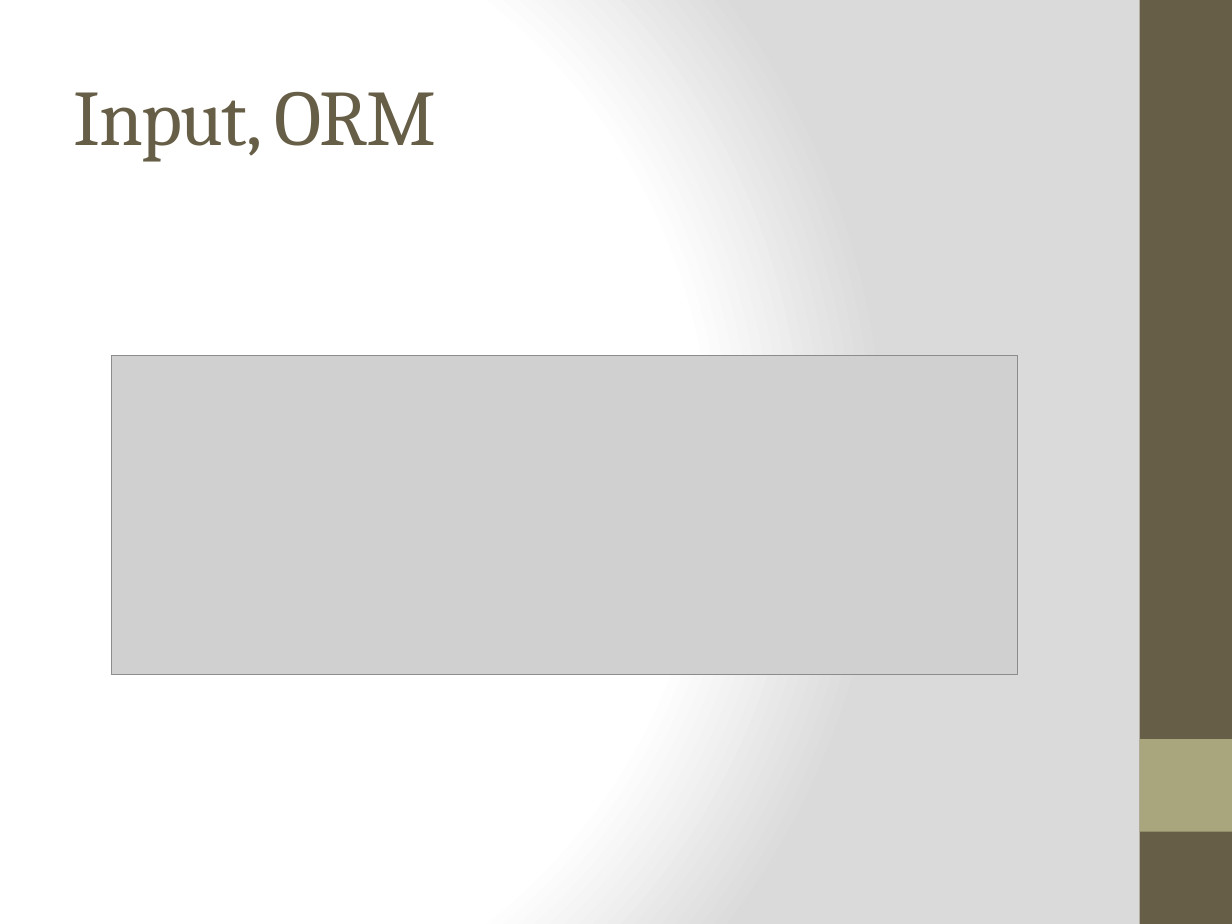
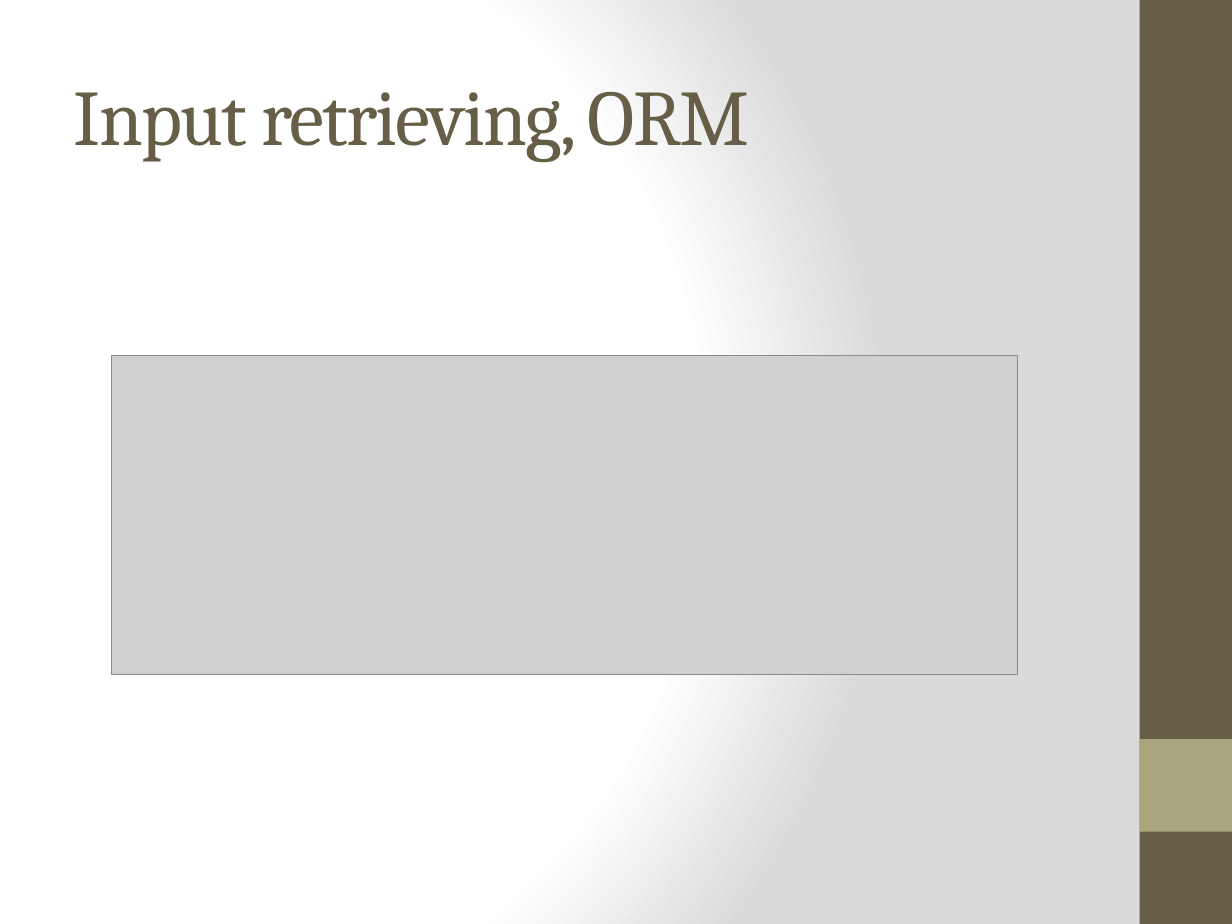
Before and after one commit to hsinewu/pia, a slide deck: slide 16 of Presentation/報告投影片.pptx (slide 15 before the commit). Drawn at 1232x924 pixels with LibreOffice and Linux fonts; fonts in the diff are those of the drawing; grey boxes stand for pictures. Boxes give left, top, right and bottom in pixels: in the first picture for what was removed or moved away, otherwise in the second. Text is boxed around its words. In the diff, an @@ line names an element or a change of style, - is before the commit and + after.

Commit message:
presentation some more revise

```diff
--- a/Presentation/報告投影片.pptx
+++ b/Presentation/報告投影片.pptx
@@ title at bbox=[74, 92, 750, 162]: text changed @@
-Input, ORM
+Input retrieving, ORM
```
Also in this commit, not shown: 3 other slides changed, 2 slides added, 1 other file.
